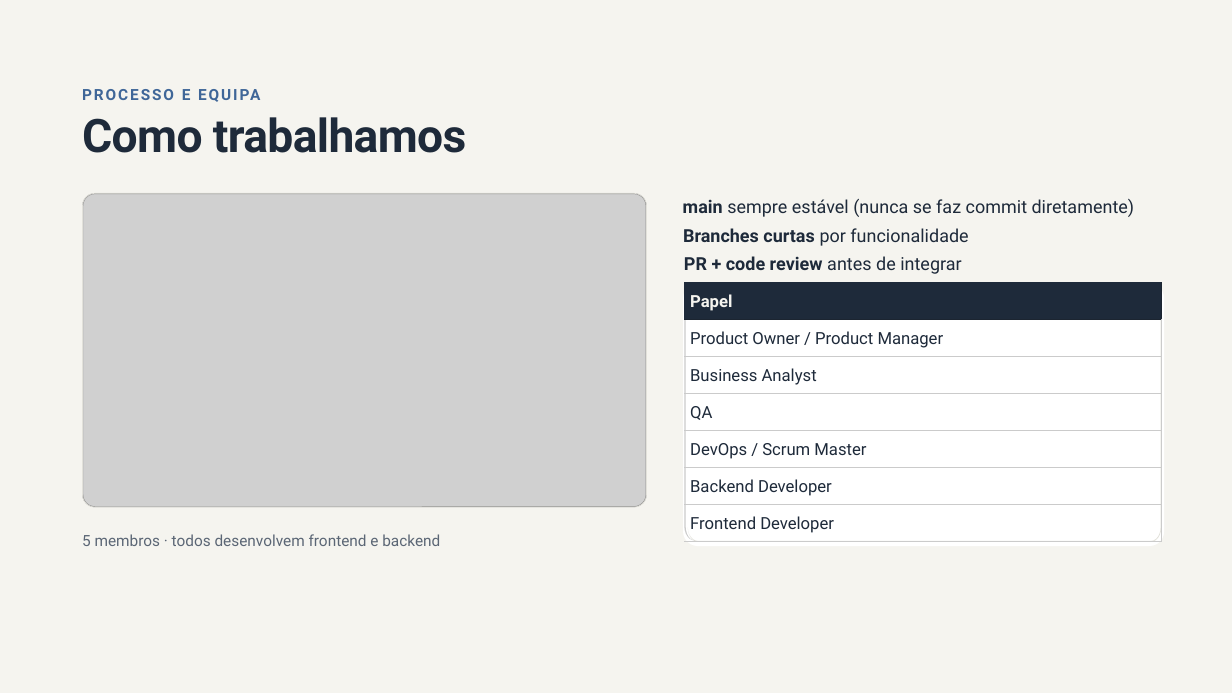
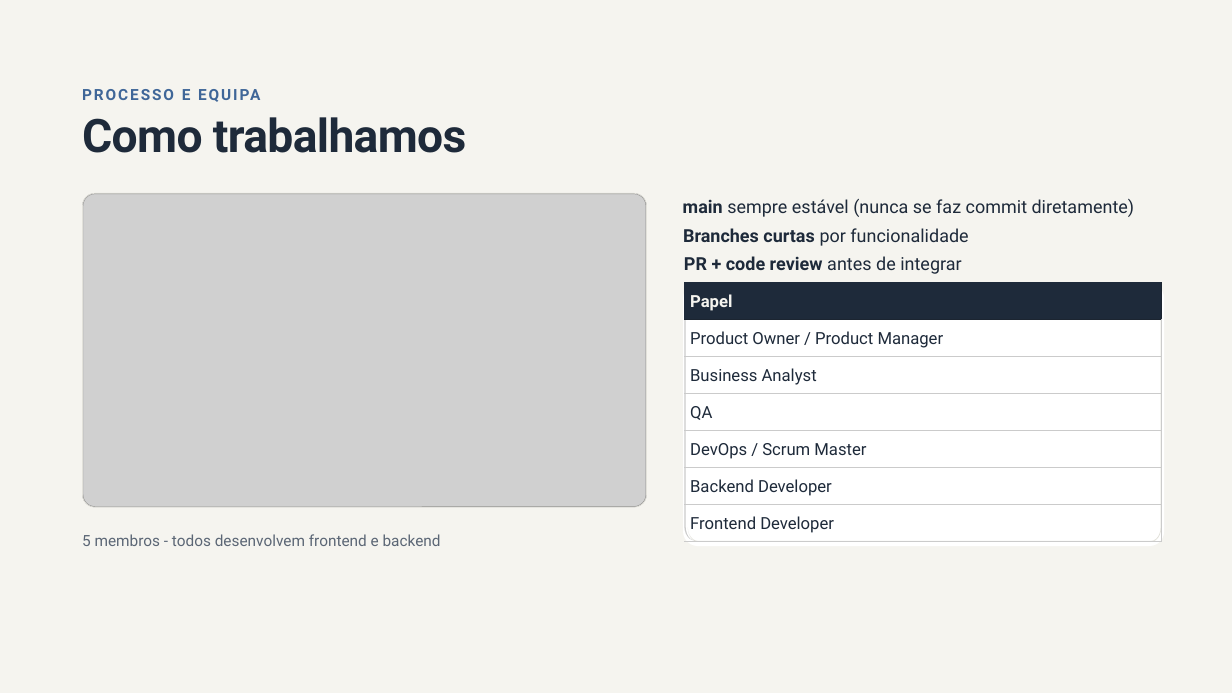
Before and after one commit to LMNSdev/LABDSOF_DOMUSCAST, a slide deck: slide 12 of docs/sprintA/presentation/Apresentacao.pptx. Drawn at 1232x693 pixels with LibreOffice and Linux fonts; fonts in the diff are those of the drawing; grey boxes stand for pictures. Boxes give left, top, right and bottom in pixels: in the first picture for what was removed or moved away, otherwise in the second. Text is boxed around its words. In the diff, an @@ line names an element or a change of style, - is before the commit and + after.

```diff
--- a/docs/sprintA/presentation/Apresentacao.pptx
+++ b/docs/sprintA/presentation/Apresentacao.pptx
@@ text at <box>82,534,441,546</box>: text changed @@
-5 membros · todos desenvolvem frontend e backend
+5 membros - todos desenvolvem frontend e backend
```
Also in this commit, not shown: 1 other slide changed.
